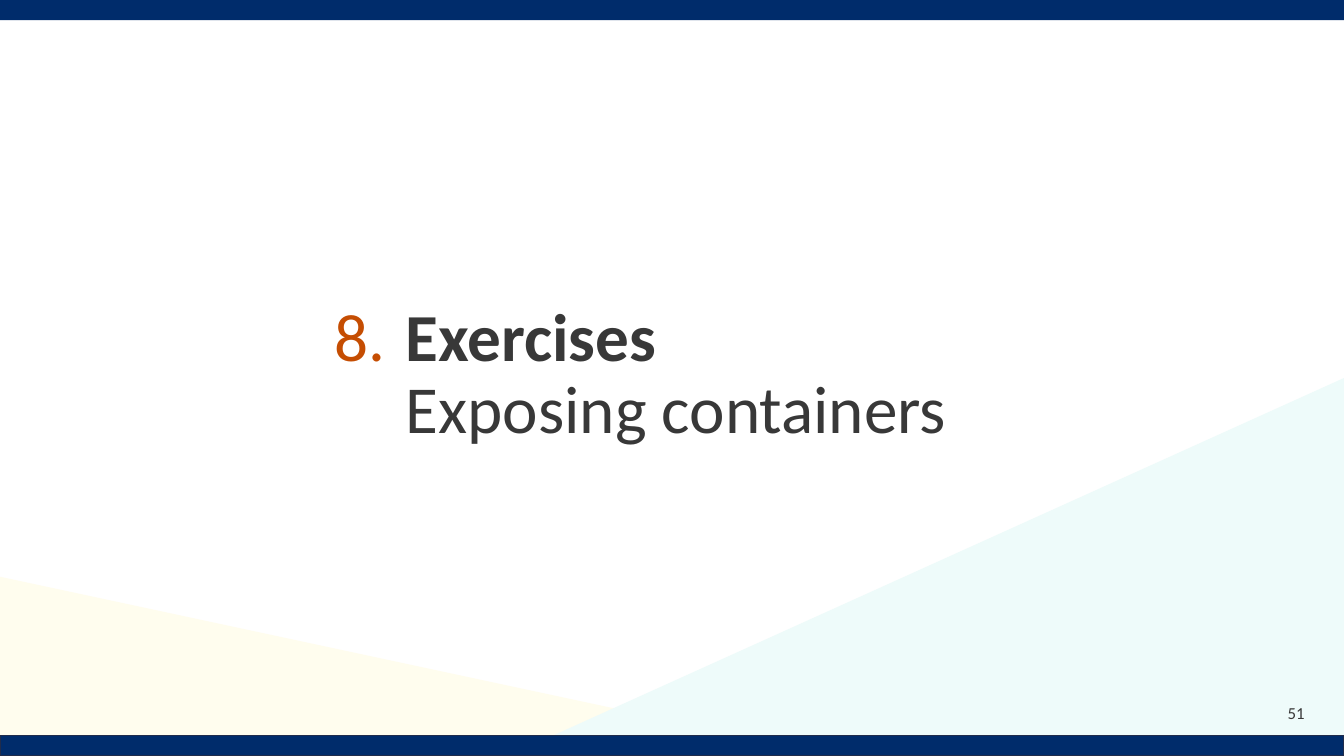
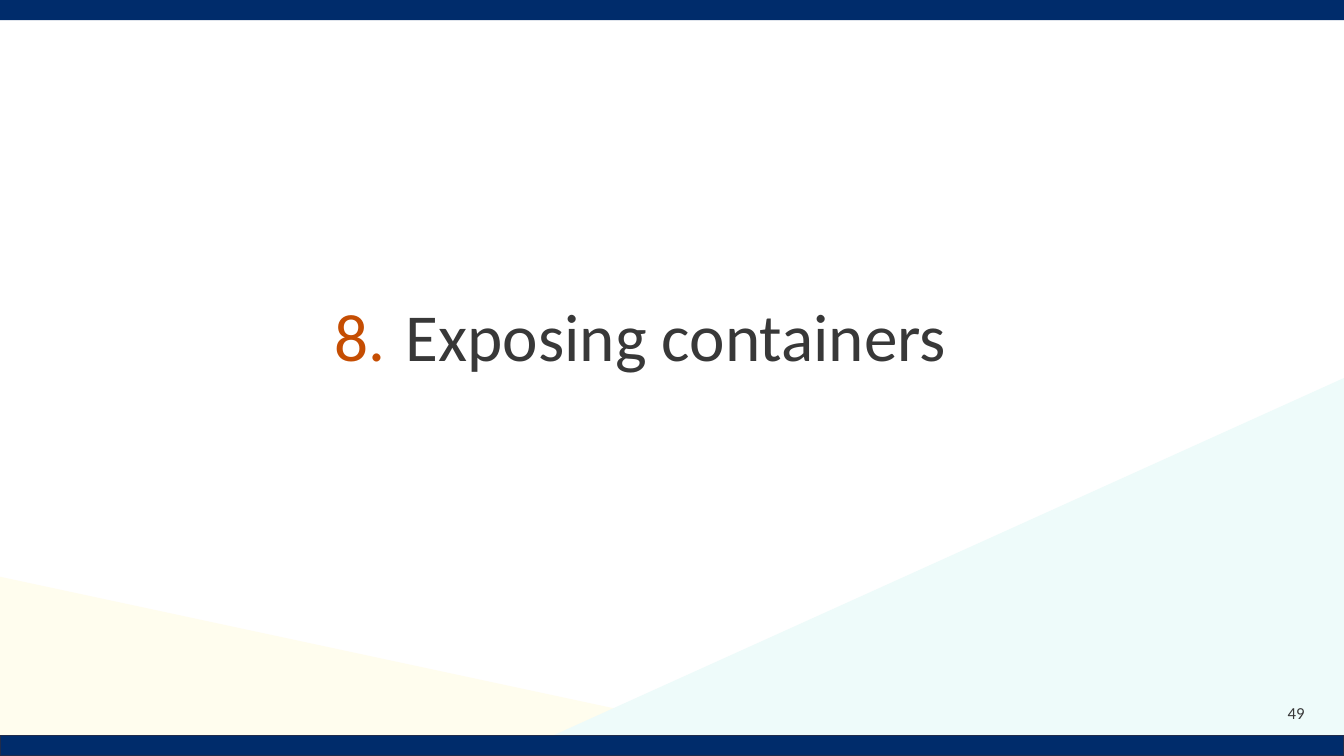
Before and after one commit to Notalib/workshop-kubernetes, a slide deck: slide 49 of Kubernetes_workshop.pptx (slide 51 before the commit). Drawn at 1344x756 pixels with LibreOffice and Linux fonts; fonts in the diff are those of the drawing; background and template pictures are left out. Boxes give left, top, right and bottom in pixels: in the first picture for what was removed or moved away, otherwise in the second. Text is boxed around its words. In the diff, an @@ line names an element or a change of style, - is before the commit and + after.

```diff
--- a/Kubernetes_workshop.pptx
+++ b/Kubernetes_workshop.pptx
@@ text at (x1=406, y1=315, x2=946, y2=373): text changed @@
-Exercises
-Exposing containers
+Exposing containers
@@ page number at (x1=1288, y1=708, x2=1305, y2=719): text changed @@
-51
+49
```
Also in this commit, not shown: 13 other slides changed, 6 slides added, 3 slides removed, 10 other files.
